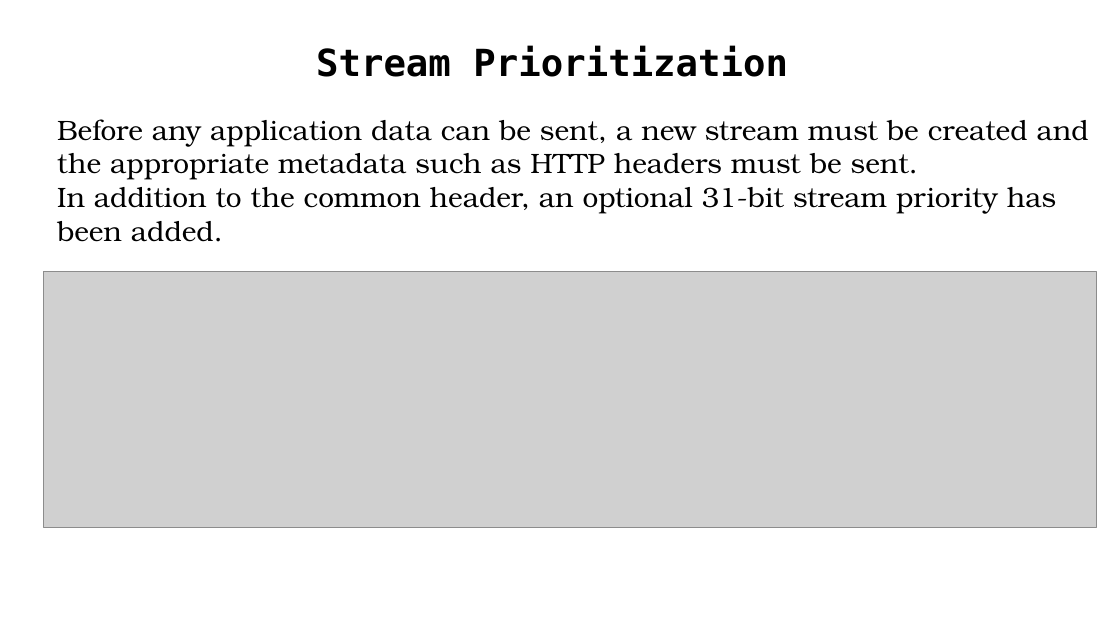
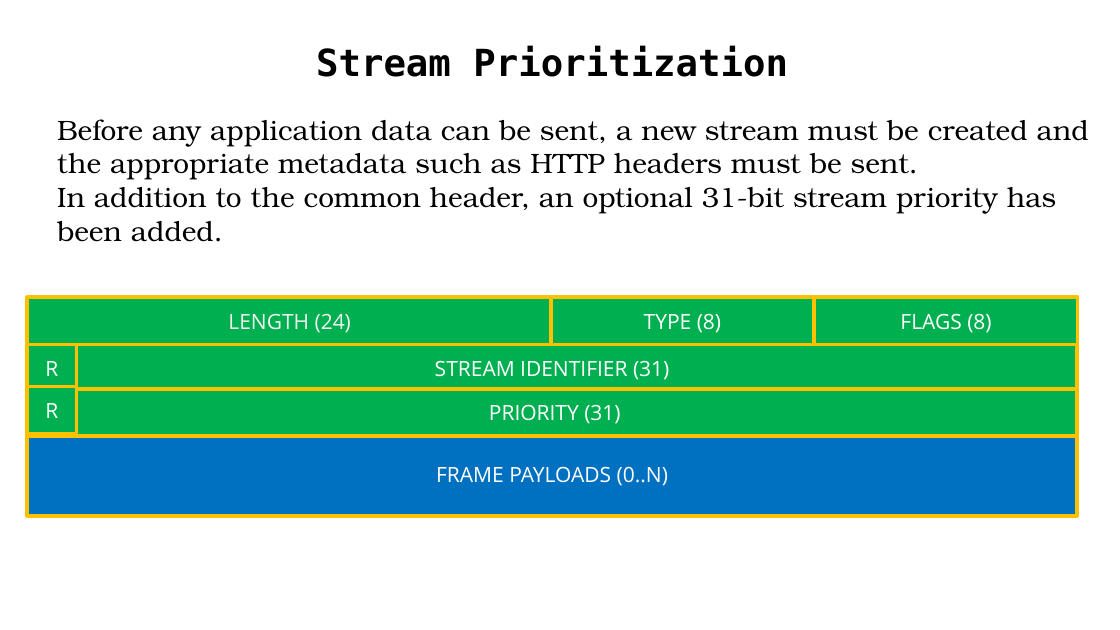
Before and after one commit to Zenon8/http2-inv, a slide deck: slide 33 of presentation/Http2 - Kotlin.pptx. Drawn at 1120x630 pixels with LibreOffice and Linux fonts; fonts in the diff are those of the drawing; grey boxes stand for pictures; background and template pictures are left out. Boxes give left, top, right and bottom in pixels: in the first picture for what was removed or moved away, otherwise in the second. Text is boxed around its words. In the diff, an @@ line names an element or a change of style, - is before the commit and + after.

```diff
--- a/presentation/Http2 - Kotlin.pptx
+++ b/presentation/Http2 - Kotlin.pptx
@@ picture removed at (x1=44, y1=272, x2=1097, y2=528) @@
@@ group added at (x1=27, y1=297, x2=1078, y2=516): 8 rectangles @@
+STREAM IDENTIFIER (31)
+FRAME PAYLOADS (0..N)
+LENGTH (24)
+R
+TYPE (8)
+FLAGS (8)
+PRIORITY (31)
+R
```
Also in this commit, not shown: 7 other slides changed, 7 slides added, 5 slides removed, 2 other files.
